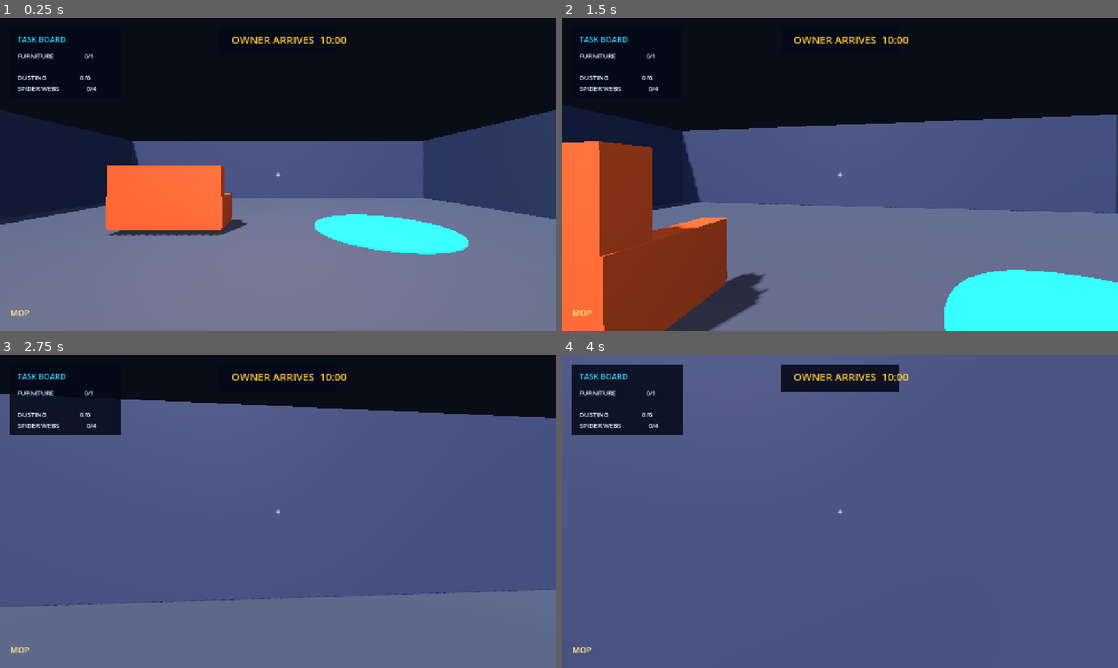
Above: before the commit, frames 1-4 (two rows, left to right).
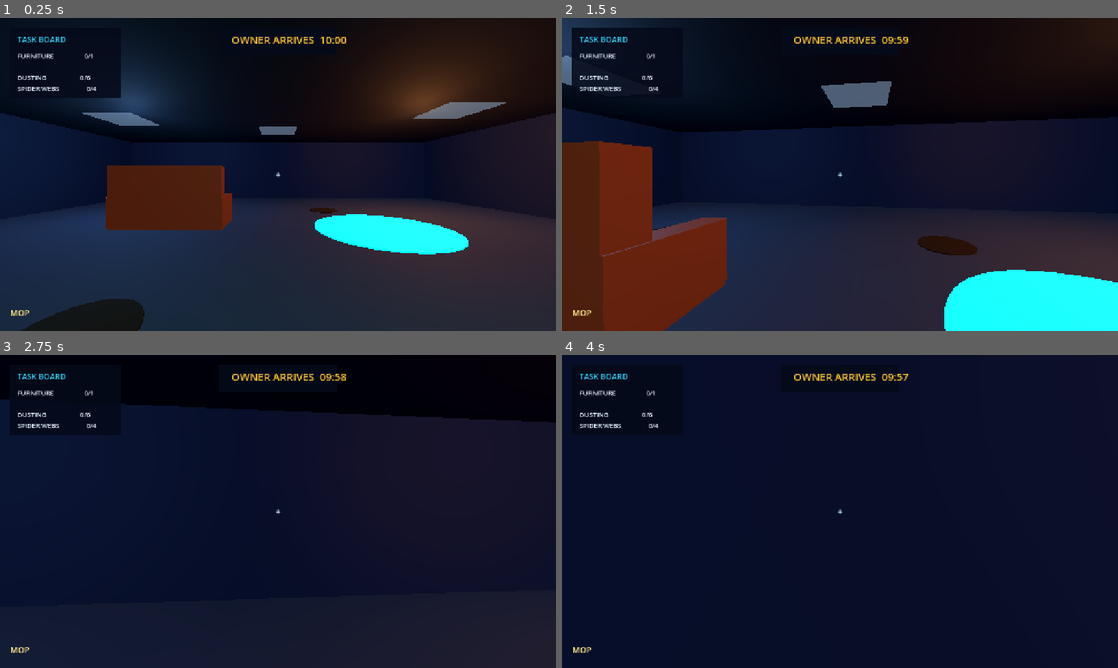
Above: after the commit, the same moments.

Repository: hisir-sys/buildathon-bdmi26-
Game: Godot game, scene res://scenes/main_room.tscn
The game is run twice, just before and just after one commit, with the same random seed, the same clock (stepped at 60 frames per second) and the same inputs.
Inputs (mouse positions are in pixels of both pictures, inside the frame that each line leads up to):
- Up to frame 1 (0.25 s): no input
- Up to frame 2 (1.5 s): tap Enter at 0.5 s; move the mouse to (867, 174) at 0.52 s; hold E (interact) 0.53-1.28 s; hold W (move_forward) from 0.53 s (still down); click (867, 174) at 0.67 s; move the mouse to (812, 174) at 1.27 s; tap E (interact) at 1.35 s
- Up to frame 3 (2.75 s): keep holding W (move_forward); move the mouse to (289, 505) at 2.02 s; hold E (interact) from 2.03 s (still down)
- Up to frame 4 (4 s): keep holding W (move_forward); move the mouse to (834, 517) at 2.77 s; release E (interact) at 2.78 s; tap E (interact) at 2.85 s; click (834, 517) at 2.92 s; tap Space at 3.5 s; move the mouse to (878, 514) at 3.52 s; hold E (interact) from 3.53 s (still down)

The runs differ from the first frame. In frame 1, 65% of the frame differs, in the area x 0-100%, y 4-100%; in frame 2, 57%; in frame 3, 81%; in frame 4, 94%, in the area x 0-100%, y 0-100%.

Commit message:
[tasks] add dusting webs timer ceiling and lights

Diff:
--- a/project.godot
+++ b/project.godot
@@ -1,5 +1,10 @@
-; The Cleaner - interaction milestone
-; Godot 4.7.2
+; Engine configuration file.
+; It's best edited using the editor UI and not directly,
+; since the parameters that go here are not all obvious.
+;
+; Format:
+;   [section] ; section goes between []
+;   param=value ; assign values to parameters
 
 config_version=5
 
@@ -25,25 +30,21 @@
 "events": [Object(InputEventKey,"resource_local_to_scene":false,"resource_name":"","device":-1,"window_id":0,"alt_press …(192 unchanged characters)…
 ]
 }
-
 move_backward={
 "deadzone": 0.5,
 "events": [Object(InputEventKey,"resource_local_to_scene":false,"resource_name":"","device":-1,"window_id":0,"alt_press …(192 unchanged characters)…
 ]
 }
-
 move_left={
 "deadzone": 0.5,
 "events": [Object(InputEventKey,"resource_local_to_scene":false,"resource_name":"","device":-1,"window_id":0,"alt_press …(191 unchanged characters)…
 ]
 }
-
 move_right={
 "deadzone": 0.5,
 "events": [Object(InputEventKey,"resource_local_to_scene":false,"resource_name":"","device":-1,"window_id":0,"alt_press …(192 unchanged characters)…
 ]
 }
-
 interact={
 "deadzone": 0.5,
 "events": [Object(InputEventKey,"resource_local_to_scene":false,"resource_name":"","device":-1,"window_id":0,"alt_press …(192 unchanged characters)…
--- a/scenes/main_room.tscn
+++ b/scenes/main_room.tscn
@@ -1,16 +1,19 @@
-[gd_scene load_steps=23 format=3]
+[gd_scene load_steps=35 format=3]
 
 [ext_resource type="PackedScene" path="res://scenes/player.tscn" id="1_player"]
 [ext_resource type="Script" path="res://scripts/main_room.gd" id="2_main_room"]
 [ext_resource type="Script" path="res://scripts/sofa_interactable.gd" id="3_sofa_interactable"]
 [ext_resource type="Script" path="res://scripts/hud.gd" id="4_hud"]
+[ext_resource type="Script" path="res://scripts/game_manager.gd" id="5_game_manager"]
+[ext_resource type="Script" path="res://scripts/dust_spot.gd" id="6_dust_spot"]
+[ext_resource type="Script" path="res://scripts/spider_web.gd" id="7_spider_web"]
 
 [sub_resource type="Environment" id="Environment_room"]
 background_mode = 1
-background_color = Color(0.035, 0.05, 0.09, 1)
+background_color = Color(0.02, 0.035, 0.07, 1)
 ambient_light_source = 3
-ambient_light_color = Color(0.7, 0.78, 1, 1)
-ambient_light_energy = 0.7
+ambient_light_color = Color(0.62, 0.7, 0.95, 1)
+ambient_light_energy = 0.52
 
 [sub_resource type="BoxMesh" id="BoxMesh_floor"]
 size = Vector3(20, 0.2, 20)
@@ -29,7 +32,7 @@
 size = Vector3(20, 4, 0.2)
 
 [sub_resource type="StandardMaterial3D" id="Material_back_wall"]
-albedo_color = Color(0.18, 0.2, 0.29, 1)
+albedo_color = Color(0.12, 0.15, 0.24, 1)
 roughness = 0.8
 
 [sub_resource type="BoxMesh" id="BoxMesh_side_wall"]
@@ -39,8 +42,18 @@
 size = Vector3(0.2, 4, 20)
 
 [sub_resource type="StandardMaterial3D" id="Material_side_wall"]
-albedo_color = Color(0.14, 0.17, 0.25, 1)
+albedo_color = Color(0.1, 0.13, 0.21, 1)
 roughness = 0.8
+
+[sub_resource type="BoxMesh" id="BoxMesh_ceiling"]
+size = Vector3(20, 0.2, 20)
+
+[sub_resource type="BoxShape3D" id="BoxShape3D_ceiling"]
+size = Vector3(20, 0.2, 20)
+
+[sub_resource type="StandardMaterial3D" id="Material_ceiling"]
+albedo_color = Color(0.035, 0.045, 0.08, 1)
+roughness = 0.95
 
 [sub_resource type="BoxMesh" id="BoxMesh_sofa_seat"]
 size = Vector3(3, 0.45, 1.25)
@@ -69,6 +82,34 @@
 emission_enabled = true
 emission = Color(0.02, 0.45, 0.5, 1)
 emission_energy_multiplier = 2.0
+
+[sub_resource type="CylinderMesh" id="CylinderMesh_dust"]
+top_radius = 0.58
+bottom_radius = 0.58
+height = 0.025
+radial_segments = 32
+
+[sub_resource type="CylinderShape3D" id="CylinderShape3D_dust"]
+radius = 0.58
+height = 0.12
+
+[sub_resource type="StandardMaterial3D" id="Material_dust"]
+albedo_color = Color(0.16, 0.09, 0.045, 1)
+roughness = 1.0
+
+[sub_resource type="BoxMesh" id="BoxMesh_web"]
+size = Vector3(1.7, 0.025, 1.7)
+
+[sub_resource type="BoxShape3D" id="BoxShape3D_web"]
+size = Vector3(1.7, 0.12, 1.7)
+
+[sub_resource type="StandardMaterial3D" id="Material_web"]
+albedo_color = Color(0.65, 0.8, 0.95, 0.45)
+transparency = 1
+shading_mode = 0
+emission_enabled = true
+emission = Color(0.2, 0.35, 0.5, 1)
+emission_energy_multiplier = 0.8
 
 [sub_resource type="StyleBoxFlat" id="StyleBox_prompt"]
 bg_color = Color(0.025, 0.05, 0.12, 0.94)
@@ -90,14 +131,29 @@
 
 [node name="DirectionalLight3D" type="DirectionalLight3D" parent="."]
 rotation_degrees = Vector3(-55, -25, 0)
-light_energy = 1.25
+light_energy = 0.85
 shadow_enabled = true
 
-[node name="FillLight" type="OmniLight3D" parent="."]
-position = Vector3(0, 3.5, 1)
-omni_range = 14.0
+[node name="CeilingLightLeft" type="OmniLight3D" parent="."]
+position = Vector3(-5, 3.3, -3)
+omni_range = 9.0
+light_energy = 3.0
+light_color = Color(0.45, 0.7, 1, 1)
+
+[node name="CeilingLightRight" type="OmniLight3D" parent="."]
+position = Vector3(5, 3.3, -3)
+omni_range = 9.0
+light_energy = 3.0
+light_color = Color(1, 0.62, 0.35, 1)
+
+[node name="CeilingLightBack" type="OmniLight3D" parent="."]
+position = Vector3(0, 3.3, 5)
+omni_range = 8.0
 light_energy = 2.0
-light_color = Color(1, 0.82, 0.68, 1)
+light_color = Color(0.45, 0.85, 0.7, 1)
+
+[node name="GameManager" type="Node" parent="."]
+script = ExtResource("5_game_manager")
 
 [node name="Floor" type="StaticBody3D" parent="."]
 
@@ -137,6 +193,16 @@
 
 [node name="CollisionShape3D" type="CollisionShape3D" parent="RightWall"]
 shape = SubResource("BoxShape3D_side_wall")
+
+[node name="Ceiling" type="StaticBody3D" parent="."]
+position = Vector3(0, 4, 0)
+
+[node name="MeshInstance3D" type="MeshInstance3D" parent="Ceiling"]
+mesh = SubResource("BoxMesh_ceiling")
+material_override = SubResource("Material_ceiling")
+
+[node name="CollisionShape3D" type="CollisionShape3D" parent="Ceiling"]
+shape = SubResource("BoxShape3D_ceiling")
 
 [node name="SofaPlacementZone" type="MeshInstance3D" parent="."]
 position = Vector3(3, 0.12, -2)
@@ -171,6 +237,116 @@
 [node name="CollisionShape3D" type="CollisionShape3D" parent="Sofa"]
 position = Vector3(0, 0.8, 0)
 shape = SubResource("BoxShape3D_sofa")
+
+[node name="DustSpot1" type="StaticBody3D" parent="." groups=["interactable", "dust_spot"]]
+position = Vector3(-6, 0.12, 3)
+script = ExtResource("6_dust_spot")
+
+[node name="MeshInstance3D" type="MeshInstance3D" parent="DustSpot1"]
+mesh = SubResource("CylinderMesh_dust")
+material_override = SubResource("Material_dust")
+
+[node name="CollisionShape3D" type="CollisionShape3D" parent="DustSpot1"]
+shape = SubResource("CylinderShape3D_dust")
+
+[node name="DustSpot2" type="StaticBody3D" parent="." groups=["interactable", "dust_spot"]]
+position = Vector3(-2, 0.12, 2)
+script = ExtResource("6_dust_spot")
+
+[node name="MeshInstance3D" type="MeshInstance3D" parent="DustSpot2"]
+mesh = SubResource("CylinderMesh_dust")
+material_override = SubResource("Material_dust")
+
+[node name="CollisionShape3D" type="CollisionShape3D" parent="DustSpot2"]
+shape = SubResource("CylinderShape3D_dust")
+
+[node name="DustSpot3" type="StaticBody3D" parent="." groups=["interactable", "dust_spot"]]
+position = Vector3(3, 0.12, 3)
+script = ExtResource("6_dust_spot")
+
+[node name="MeshInstance3D" type="MeshInstance3D" parent="DustSpot3"]
+mesh = SubResource("CylinderMesh_dust")
+material_override = SubResource("Material_dust")
+
+[node name="CollisionShape3D" type="CollisionShape3D" parent="DustSpot3"]
+shape = SubResource("CylinderShape3D_dust")
+
+[node name="DustSpot4" type="StaticBody3D" parent="." groups=["interactable", "dust_spot"]]
+position = Vector3(6, 0.12, 1)
+script = ExtResource("6_dust_spot")
+
+[node name="MeshInstance3D" type="MeshInstance3D" parent="DustSpot4"]
+mesh = SubResource("CylinderMesh_dust")
+material_override = SubResource("Material_dust")
+
+[node name="CollisionShape3D" type="CollisionShape3D" parent="DustSpot4"]
+shape = SubResource("CylinderShape3D_dust")
+
+[node name="DustSpot5" type="StaticBody3D" parent="." groups=["interactable", "dust_spot"]]
+position = Vector3(-5, 0.12, -5)
+script = ExtResource("6_dust_spot")
+
+[node name="MeshInstance3D" type="MeshInstance3D" parent="DustSpot5"]
+mesh = SubResource("CylinderMesh_dust")
+material_override = SubResource("Material_dust")
+
+[node name="CollisionShape3D" type="CollisionShape3D" parent="DustSpot5"]
+shape = SubResource("CylinderShape3D_dust")
+
+[node name="DustSpot6" type="StaticBody3D" parent="." groups=["interactable", "dust_spot"]]
+position = Vector3(2, 0.12, -5)
+script = ExtResource("6_dust_spot")
+
+[node name="MeshInstance3D" type="MeshInstance3D" parent="DustSpot6"]
+mesh = SubResource("CylinderMesh_dust")
+material_override = SubResource("Material_dust")
+
+[node name="CollisionShape3D" type="CollisionShape3D" parent="DustSpot6"]
+shape = SubResource("CylinderShape3D_dust")
+
+[node name="Web1" type="StaticBody3D" parent="." groups=["interactable", "spider_web"]]
+position = Vector3(-6, 3.85, -4)
+script = ExtResource("7_spider_web")
+
+[node name="MeshInstance3D" type="MeshInstance3D" parent="Web1"]
+mesh = SubResource("BoxMesh_web")
+material_override = SubResource("Material_web")
+
+[node name="CollisionShape3D" type="CollisionShape3D" parent="Web1"]
+shape = SubResource("BoxShape3D_web")
+
+[node name="Web2" type="StaticBody3D" parent="." groups=["interactable", "spider_web"]]
+position = Vector3(0, 3.85, -6)
+script = ExtResource("7_spider_web")
+
+[node name="MeshInstance3D" type="MeshInstance3D" parent="Web2"]
+mesh = SubResource("BoxMesh_web")
+material_override = SubResource("Material_web")
+
+[node name="CollisionShape3D" type="CollisionShape3D" parent="Web2"]
+shape = SubResource("BoxShape3D_web")
+
+[node name="Web3" type="StaticBody3D" parent="." groups=["interactable", "spider_web"]]
+position = Vector3(6, 3.85, -3)
+script = ExtResource("7_spider_web")
+
+[node name="MeshInstance3D" type="MeshInstance3D" parent="Web3"]
+mesh = SubResource("BoxMesh_web")
+material_override = SubResource("Material_web")
+
+[node name="CollisionShape3D" type="CollisionShape3D" parent="Web3"]
+shape = SubResource("BoxShape3D_web")
+
+[node name="Web4" type="StaticBody3D" parent="." groups=["interactable", "spider_web"]]
+position = Vector3(2, 3.85, 3)
+script = ExtResource("7_spider_web")
+
+[node name="MeshInstance3D" type="MeshInstance3D" parent="Web4"]
+mesh = SubResource("BoxMesh_web")
+material_override = SubResource("Material_web")
+
+[node name="CollisionShape3D" type="CollisionShape3D" parent="Web4"]
+shape = SubResource("BoxShape3D_web")
 
 [node name="Player" parent="." instance=ExtResource("1_player")]
 position = Vector3(0, 0.1, 4)
@@ -253,4 +429,4 @@
 theme_override_colors/font_color = Color(0.85, 0.96, 1, 1)
 theme_override_font_sizes/font_size = 18
 horizontal_alignment = 1
-text = "E  PICK UP THE SOFA"
+text = "E  INTERACT"
--- /dev/null
+++ b/scripts/dust_spot.gd
@@ -0,0 +1,20 @@
+extends StaticBody3D
+
+signal cleaned
+
+var is_cleaned: bool = false
+
+
+func get_interaction_prompt() -> String:
+	if is_cleaned:
+		return ""
+	return "E  DUST THE FLOOR"
+
+
+func interact() -> void:
+	if is_cleaned:
+		return
+
+	is_cleaned = true
+	cleaned.emit()
+	queue_free()
--- /dev/null
+++ b/scripts/game_manager.gd
@@ -0,0 +1,30 @@
+extends Node
+
+signal time_changed(seconds_left: int)
+signal time_expired
+
+@export var duration_seconds: float = 600.0
+
+var seconds_left: float
+var is_running: bool = true
+
+
+func _ready() -> void:
+	seconds_left = duration_seconds
+	time_changed.emit(_display_seconds())
+
+
+func _process(delta: float) -> void:
+	if not is_running:
+		return
+
+	seconds_left = maxf(0.0, seconds_left - delta)
+	time_changed.emit(_display_seconds())
+
+	if seconds_left <= 0.0:
+		is_running = false
+		time_expired.emit()
+
+
+func _display_seconds() -> int:
+	return maxi(0, int(ceil(seconds_left)))
--- a/scripts/hud.gd
+++ b/scripts/hud.gd
@@ -14,6 +14,23 @@
 	interaction_label.text = prompt_text
 
 
+func set_task_counts(dust_cleaned: int, webs_cleared: int, furniture_placed: int) -> void:
+	task_label.text = (
+		"FURNITURE                  %d/1\n\n"
+		+ "DUSTING                    %d/6\n"
+		+ "SPIDER WEBS                %d/4"
+	) % [furniture_placed, dust_cleaned, webs_cleared]
+
+
 func mark_sofa_complete() -> void:
-	task_label.text = "FURNITURE                  1/1"
-	set_interaction_prompt("TASK COMPLETE")
+	set_interaction_prompt("FURNITURE TASK COMPLETE")
+
+
+func set_timer(seconds_left: int) -> void:
+	var minutes := seconds_left / 60
+	var seconds := seconds_left % 60
+	$TimerPanel/TimerLabel.text = "OWNER ARRIVES  %02d:%02d" % [minutes, seconds]
+
+
+func set_time_expired() -> void:
+	$TimerPanel/TimerLabel.text = "OWNER ARRIVES  00:00"
--- a/scripts/main_room.gd
+++ b/scripts/main_room.gd
@@ -3,8 +3,45 @@
 @onready var hud: CanvasLayer = $HUD
 @onready var interaction_ray: RayCast3D = $Player/Head/Camera3D/InteractionRay
 @onready var sofa: StaticBody3D = $Sofa
+@onready var game_manager: Node = $GameManager
+
+var dust_cleaned: int = 0
+var webs_cleared: int = 0
+var furniture_placed: int = 0
 
 
 func _ready() -> void:
 	interaction_ray.target_changed.connect(hud.set_interaction_prompt)
 	sofa.placed.connect(hud.mark_sofa_complete)
+	sofa.placed.connect(_on_sofa_placed)
+
+	game_manager.time_changed.connect(hud.set_timer)
+	game_manager.time_expired.connect(_on_time_expired)
+
+	for dust_spot in get_tree().get_nodes_in_group("dust_spot"):
+		dust_spot.cleaned.connect(_on_dust_cleaned)
+
+	for spider_web in get_tree().get_nodes_in_group("spider_web"):
+		spider_web.cleared.connect(_on_web_cleared)
+
+	hud.set_task_counts(dust_cleaned, webs_cleared, furniture_placed)
+
+
+func _on_dust_cleaned() -> void:
+	dust_cleaned += 1
+	hud.set_task_counts(dust_cleaned, webs_cleared, furniture_placed)
+
+
+func _on_web_cleared() -> void:
+	webs_cleared += 1
+	hud.set_task_counts(dust_cleaned, webs_cleared, furniture_placed)
+
+
+func _on_sofa_placed() -> void:
+	furniture_placed = 1
+	hud.set_task_counts(dust_cleaned, webs_cleared, furniture_placed)
+
+
+func _on_time_expired() -> void:
+	hud.set_time_expired()
+	hud.set_interaction_prompt("TIME IS UP")
--- /dev/null
+++ b/scripts/spider_web.gd
@@ -0,0 +1,20 @@
+extends StaticBody3D
+
+signal cleared
+
+var is_cleared: bool = false
+
+
+func get_interaction_prompt() -> String:
+	if is_cleared:
+		return ""
+	return "E  REMOVE SPIDER WEB"
+
+
+func interact() -> void:
+	if is_cleared:
+		return
+
+	is_cleared = true
+	cleared.emit()
+	queue_free()
Not shown, added: scripts/dust_spot.gd.uid
Not shown, added: scripts/game_manager.gd.uid
Not shown, changed: scripts/hud.gd.uid
Not shown, changed: scripts/interaction_raycast.gd.uid
Not shown, changed: scripts/main_room.gd.uid
Not shown, changed: scripts/player_controller.gd.uid
Not shown, added: scripts/spider_web.gd.uid
Not shown, changed: README.md
